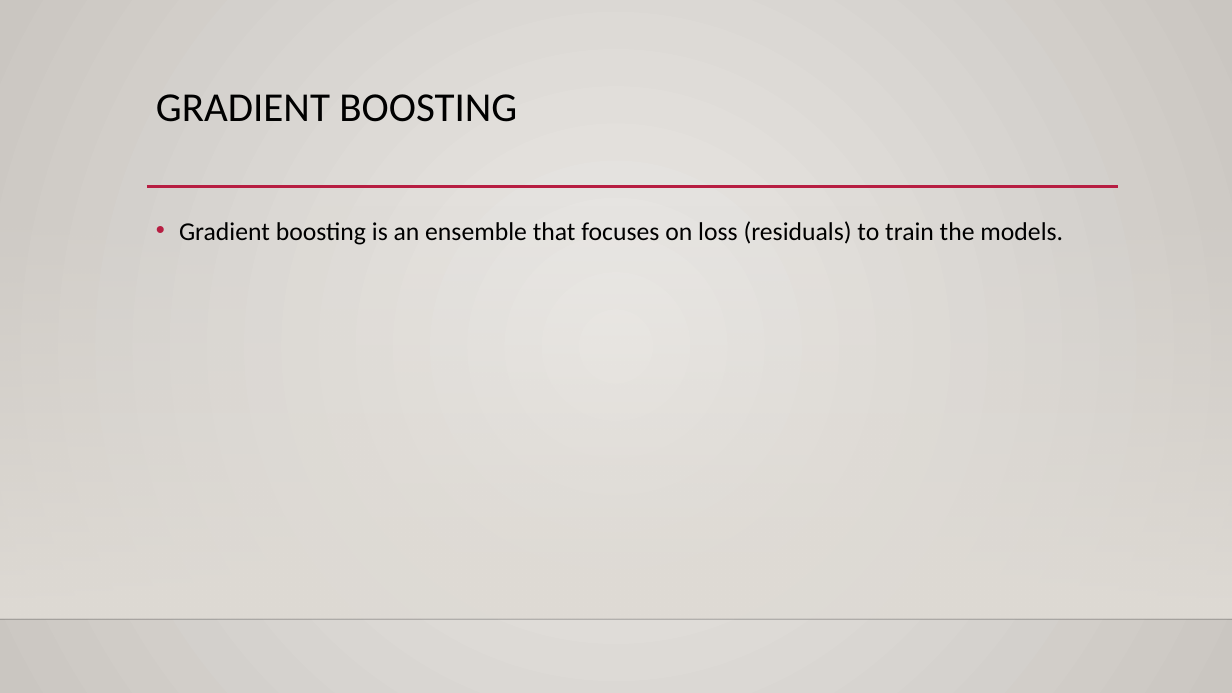
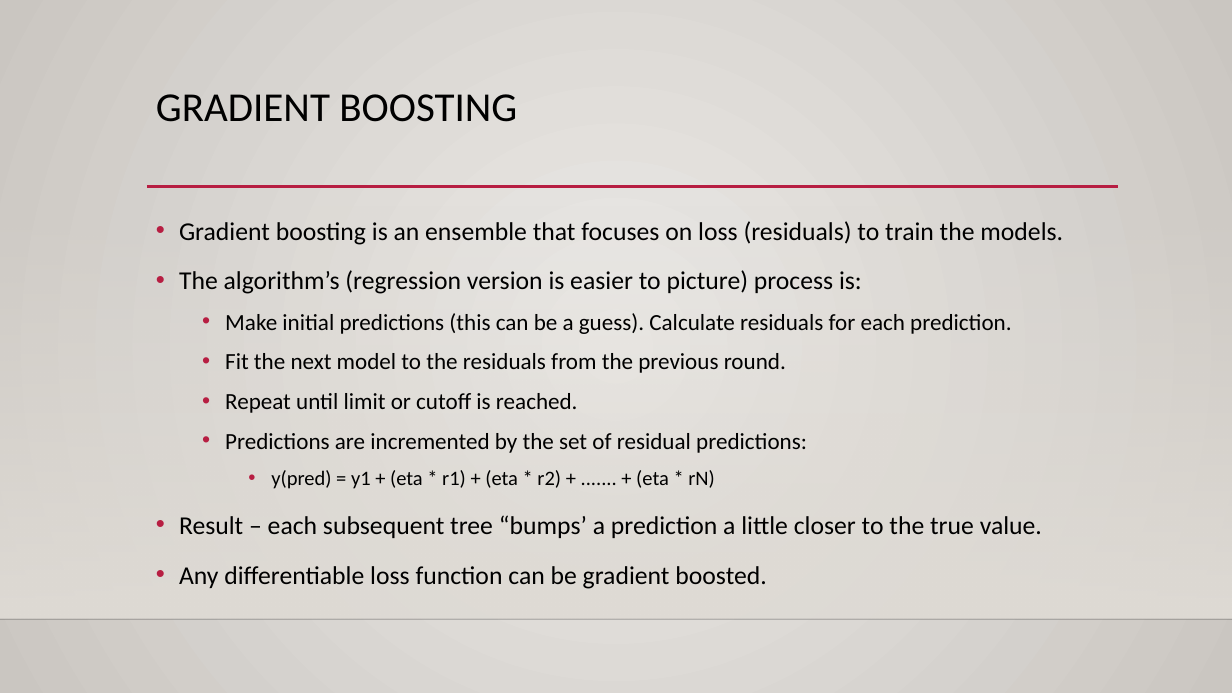
Before and after one commit to allyryry/3950_Workbooks, a slide deck: slide 12 of reference_content/Slides/boosting.pptx (slide 11 before the commit). Drawn at 1232x693 pixels with LibreOffice and Linux fonts; fonts in the diff are those of the drawing; background and template pictures are left out. Boxes give left, top, right and bottom in pixels: in the first picture for what was removed or moved away, otherwise in the second. Text is boxed around its words. In the diff, an @@ line names an element or a change of style, - is before the commit and + after.

```diff
--- a/reference_content/Slides/boosting.pptx
+++ b/reference_content/Slides/boosting.pptx
@@ text at (x1=179, y1=270, x2=1042, y2=589): paragraphs added @@
+• The algorithm’s (regression version is easier to picture) process is:
+  • Make initial predictions (this can be a guess). Calculate residuals for each prediction.
+  • Fit the next model to the residuals from the previous round.
+  • Repeat until limit or cutoff is reached.
+  • Predictions are incremented by the set of residual predictions:
+    • y(pred) = y1 + (eta * r1) + (eta * r2) + ....... + (eta * rN)
+• Result – each subsequent tree “bumps’ a prediction a little closer to the true value.
+• Any differentiable loss function can be gradient boosted.
```
Also in this commit, not shown: 5 other slides changed, 4 slides added, 1 slide removed, 3 other files.
